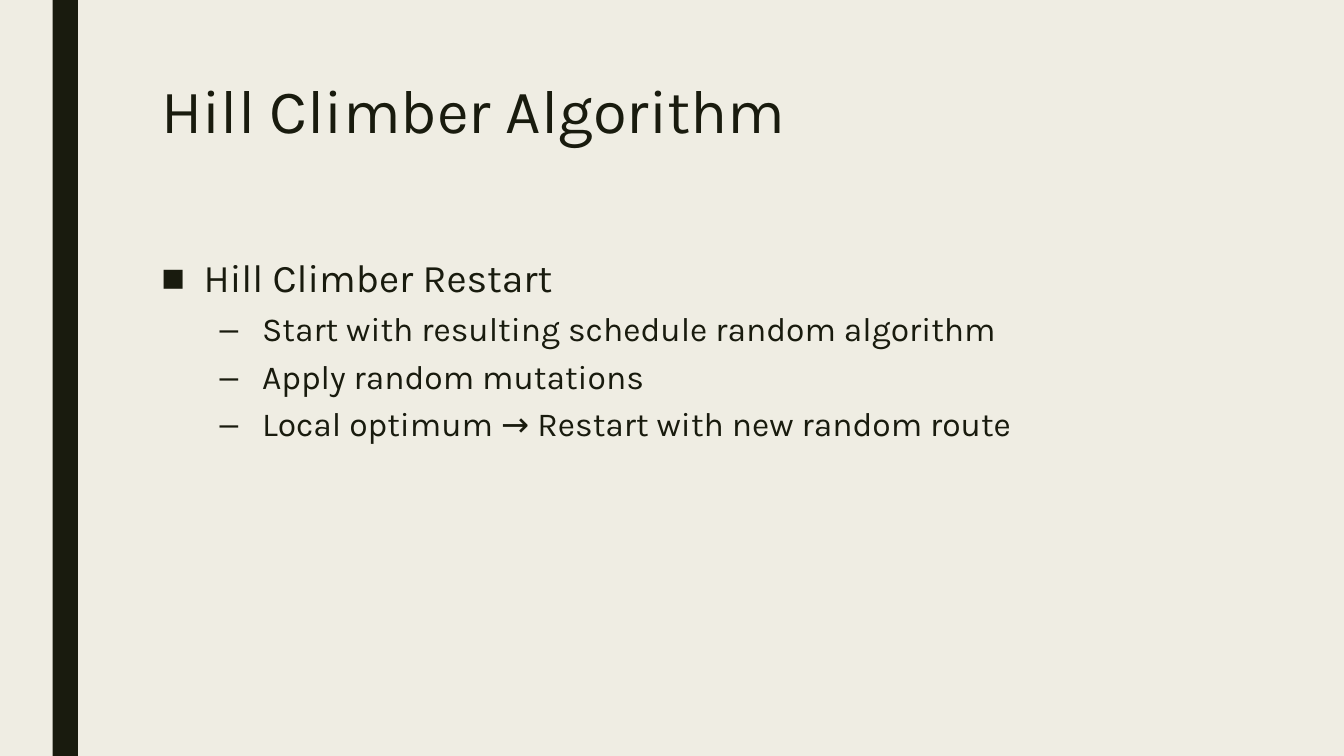
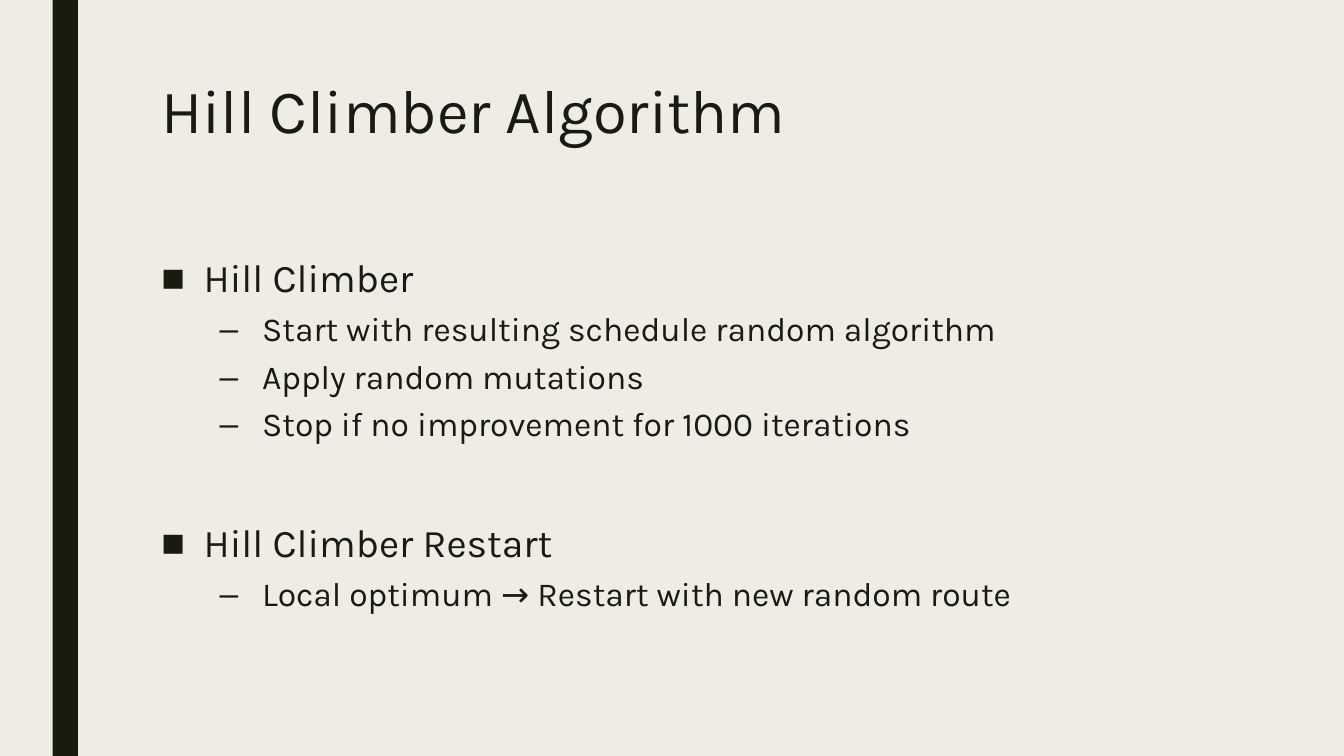
Before and after one commit to WouterDuijn/heuristic, a slide deck: slide 5 of doc/Mokum Airways.pptx. Drawn at 1344x756 pixels with LibreOffice and Linux fonts; fonts in the diff are those of the drawing. Boxes give left, top, right and bottom in pixels: in the first picture for what was removed or moved away, otherwise in the second. Text is boxed around its words. In the diff, an @@ line names an element or a change of style, - is before the commit and + after.

```diff
--- a/doc/Mokum Airways.pptx
+++ b/doc/Mokum Airways.pptx
@@ text at [204, 265, 414, 293]: text changed @@
-■ Hill Climber Restart
+■ Hill Climber
@@ text at [204, 413, 910, 558]: paragraphs added @@
+  – Stop if no improvement for 1000 iterations
+■ Hill Climber Restart
```
Also in this commit, not shown: 4 other slides changed, 2 slides added.
